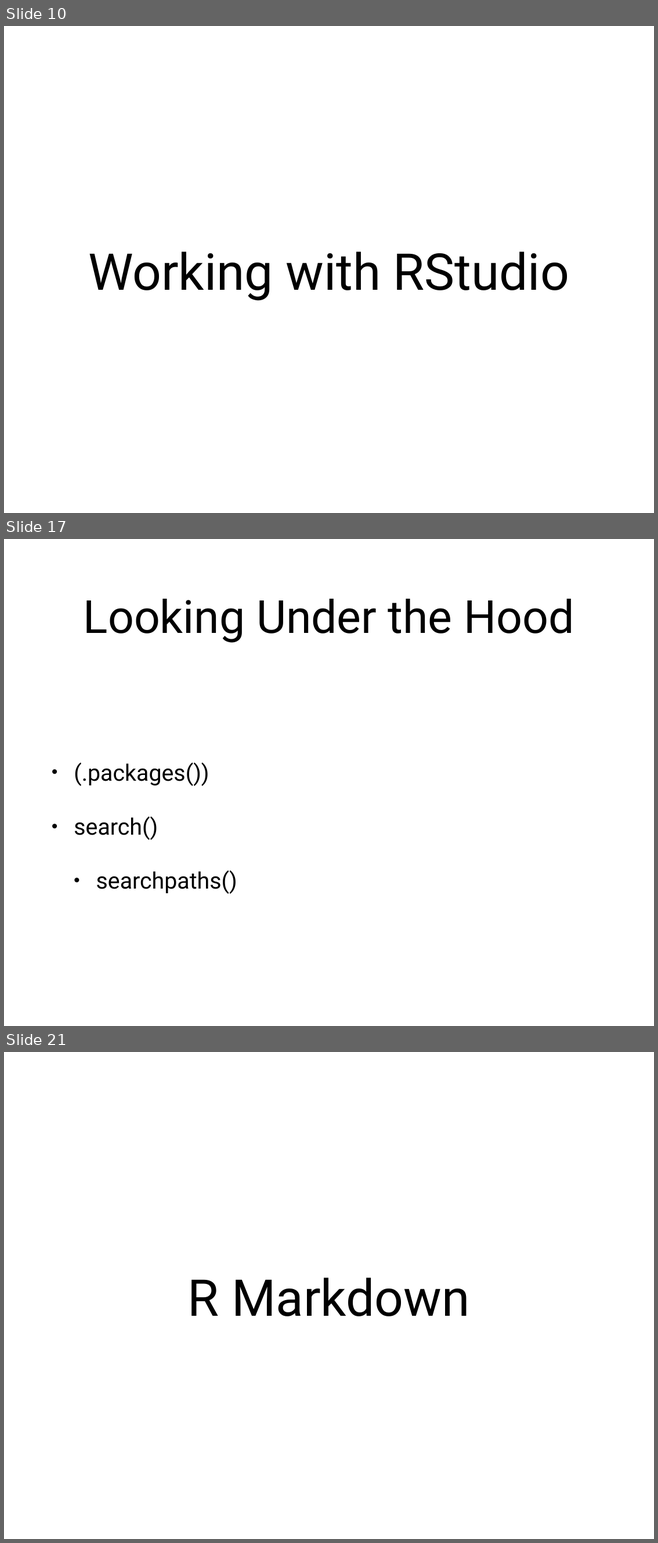
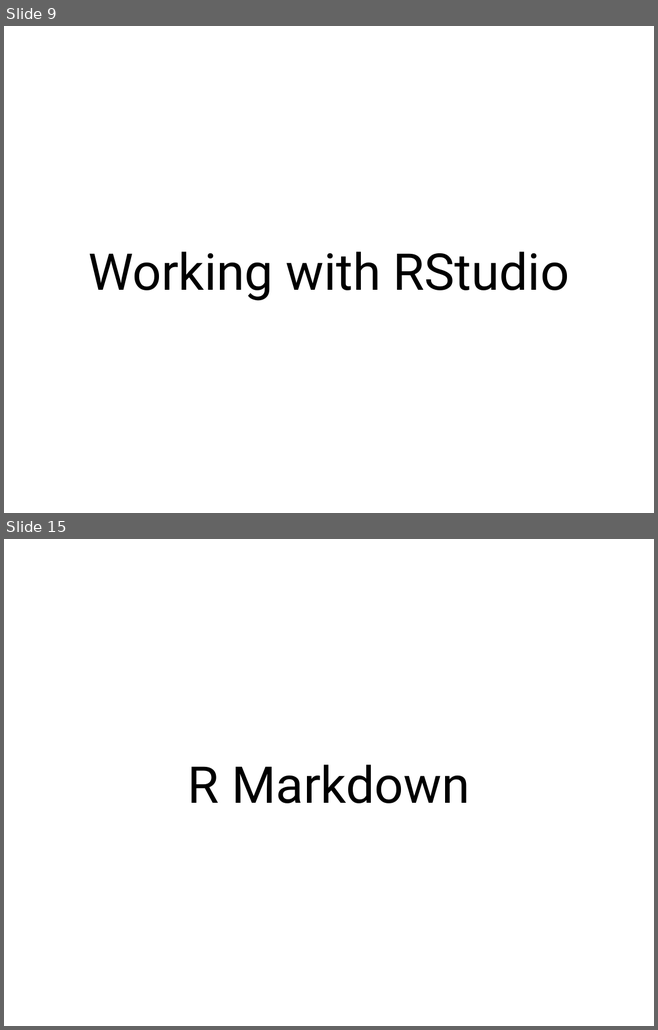
Before and after one commit to nvenkataraman1/RProgrammingWorkshop, a slide deck: sessions/w1/Week1.pptx. Shown one above the other, each under a label of ours: slides 10, 17 and 21 before the commit, slides 9 and 15 after it; the slides between them are not shown. The pictures are 658x1543 and 658x1030 pixels, drawn with LibreOffice and Linux fonts; fonts in the diff are those of the drawing. Boxes give left, top, right and bottom in pixels: in the first picture for what was removed or moved away, otherwise in the second. Text is boxed around its words. In the diff, an @@ line names an element or a change of style, - is before the commit and + after.

```diff
--- a/sessions/w1/Week1.pptx
+++ b/sessions/w1/Week1.pptx
@@ slide 17 removed at box(4, 539, 654, 1026), background #FFFFFF @@
@@ title removed at box(83, 599, 574, 643) @@
-Looking Under the Hood
@@ text removed at box(74, 762, 237, 894) @@
-• (.packages())
-• search()
-  • searchpaths()
@@ what was slide 10 is now slide 9 @@
@@ what was slide 21 is now slide 15 @@
```
Also in this commit, not shown: 10 slides changed, 2 slides added, 7 other slides removed, 1 other file.
